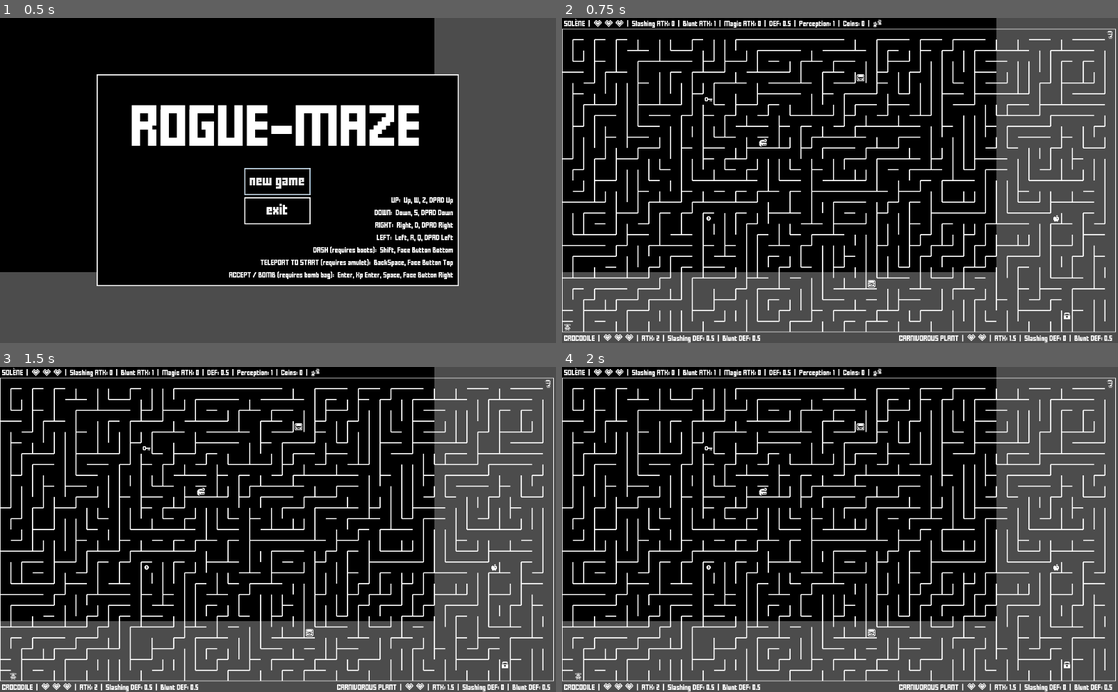
Above: before the commit, frames 1-4 (two rows, left to right).
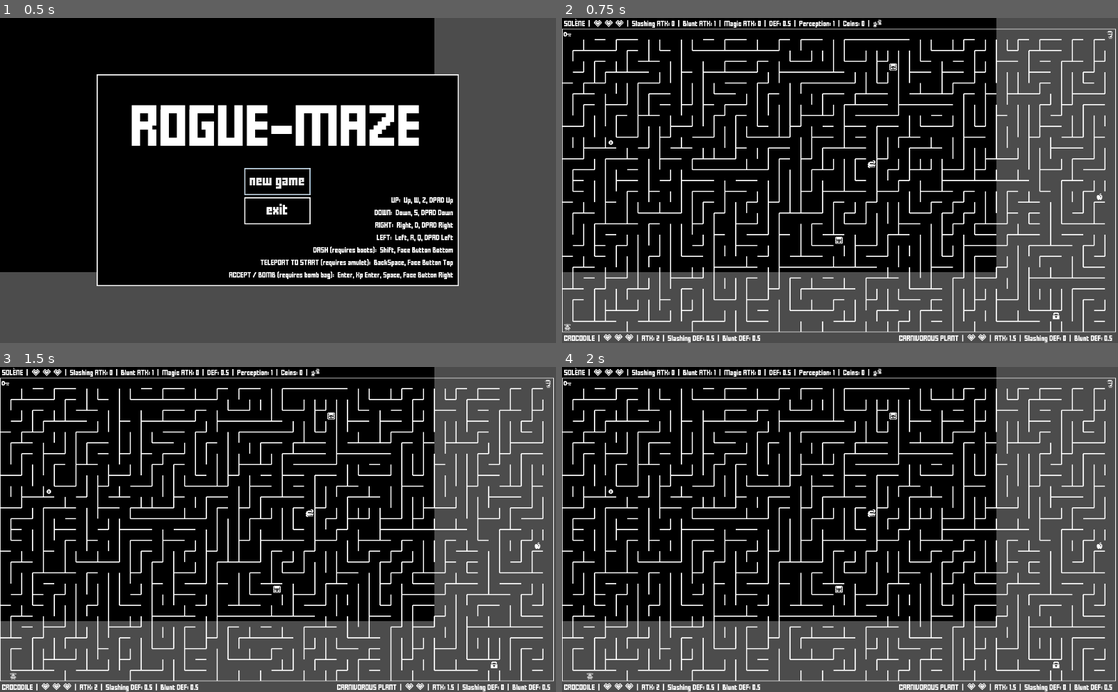
Above: after the commit, the same moments.

Repository: jGonzalezFernandez/rogue-maze
Game: Godot game, scene res://main/main.tscn
Same seed, same stepped clock (60 frames per second), same inputs: the game is played once before the commit and once after it.
Inputs (mouse positions are in pixels of both pictures, inside the frame that each line leads up to):
- Up to frame 1 (0.5 s): no input
- Up to frame 2 (0.75 s): click "new game" at 0.5 s
- Up to frame 3 (1.5 s): tap Enter (bomb) at 1.25 s; move the mouse to (400, 513) at 1.27 s; hold Right (ui_right) from 1.28 s (still down); hold Shift (dash) from 1.28 s (still down); click (400, 513) at 1.42 s
- Up to frame 4 (2 s): keep holding Right (ui_right); keep holding Shift (dash)

Frame 1 is identical in both runs. In frame 2, 11% of the frame differs, in the area x 0-98%, y 4-97%; in frame 3, 11%; in frame 4, 11%.

Commit message:
New game plus: added the ability to pass through walls

Diff:
--- a/grid_elements/characters/character.gd
+++ b/grid_elements/characters/character.gd
@@ -59,37 +59,41 @@
 		previous_positions.pop_front()
 	previous_positions.append(previous_position)
 
-func move_tween_to(target_position: Vector2, movement_type: int, invisible_transition: bool = false) -> void:
-	var duration: float
-	var transition_type = Tween.TRANS_SINE
-	var ease_type = Tween.EASE_IN_OUT
+func move_tween_to(target_position: Vector2, movement_type: int, invisible_transition: bool = false) -> bool:
+	# This only checks the outer walls of the maze. The returned boolean indicates if the movement has happened
+	if Maze.target_is_outside_boundaries(target_position):
+		return false
+	else:
+		var duration: float
+		var transition_type = Tween.TRANS_SINE
+		var ease_type = Tween.EASE_IN_OUT
 
-	match movement_type:
-		MovementType.RUN:
-			duration = running_duration
-		MovementType.WALK:
-			duration = walking_duration
-		_:
-			duration = collision_duration
-			transition_type = Tween.TRANS_BOUNCE
-			ease_type = Tween.EASE_OUT
+		match movement_type:
+			MovementType.RUN:
+				duration = running_duration
+			MovementType.WALK:
+				duration = walking_duration
+			_:
+				duration = collision_duration
+				transition_type = Tween.TRANS_BOUNCE
+				ease_type = Tween.EASE_OUT
 
-	tween.interpolate_property(self, "position", position, target_position, duration, transition_type, ease_type)
-	if invisible_transition: # we remove the alpha component of the color to make the node transparent and we put it back
-		tween.interpolate_property(self, "modulate:a", 0.0, max_alpha, duration, transition_type, ease_type)
+		tween.interpolate_property(self, "position", position, target_position, duration, transition_type, ease_type)
+		if invisible_transition: # we remove the alpha component of the color to make the node transparent and we put it back
+			tween.interpolate_property(self, "modulate:a", 0.0, max_alpha, duration, transition_type, ease_type)
 
-	append_to_previous_positions(position)
-	tween.start()
+		append_to_previous_positions(position)
+		tween.start()
+		return true
 
 func snap(vector2: Vector2) -> Vector2:
 	return vector2.snapped(Vector2.ONE * Maze.TILE_SIZE)
 
 func move_tween_if_possible_to(target_cell: Vector2, movement_type: int, invisible_transition: bool = false) -> bool:
-	# To be used when we need to avoid walls. The returned boolean indicates if the movement has happened
+	# To be used when we need to avoid all the walls
 	cast_ray_to(target_cell)
 	if !ray.is_colliding():
-		move_tween_to(snap(position + target_cell), movement_type, invisible_transition)
-		return true
+		return move_tween_to(snap(position + target_cell), movement_type, invisible_transition)
 	else:
 		return false
 
--- a/grid_elements/characters/non_player/enemies/incorporeal_enemies/evil_twin/evil_twin.gd
+++ b/grid_elements/characters/non_player/enemies/incorporeal_enemies/evil_twin/evil_twin.gd
@@ -14,7 +14,7 @@
 const SLASHING_DEF = 4
 const BLUNT_DEF = 6
 const STOPS_BEFORE_UNICORNS = false
-const RESPAWN = 30.0
+const RESPAWN = 90.0
 
 func _init(initial_position: Vector2, player, maze: Maze, main: Node) \
 .(initial_position, player, maze, main, TEXTURE, EVIL_TWIN_NAME, VISION, HEARING, MIN_TIME_BETWEEN_WALKS, MAX_WALK_LENGTH, SPEED, INITIAL_HEALTH, ATK, SLASHING_DEF, BLUNT_DEF, STOPS_BEFORE_UNICORNS) -> void:
--- a/grid_elements/characters/non_player/enemies/incorporeal_enemies/incorporeal_enemy.gd
+++ b/grid_elements/characters/non_player/enemies/incorporeal_enemies/incorporeal_enemy.gd
@@ -12,8 +12,8 @@
 func walk_through_walls(dir: Vector2, maximum_path_length: int) -> void:
 	phasing = true
 	for _i in range(maximum_path_length):
-		var target = position + dir * maze.TILE_SIZE
-		if player_is_visible() or maze.target_is_outside_boundaries(target):
+		var target = position + dir * Maze.TILE_SIZE
+		if player_is_visible():
 			break
 		move_tween_to(target, MovementType.WALK, true)
 		yield(tween, "tween_all_completed")
--- a/grid_elements/characters/player/player.gd
+++ b/grid_elements/characters/player/player.gd
@@ -30,6 +30,7 @@
 var teleport_ability = false
 var bomb_ability = false
 var invisible = false
+var ignore_walls = false
 
 var bomb_timer: Timer
 
@@ -50,22 +51,29 @@
 	for dir_key in MOTION_INPUTS.keys():
 		if !tween.is_active(): # we check this 4 times per frame to improve the responsiveness in the corners
 			if Input.is_action_pressed(dir_key):
+				var target_cell = MOTION_INPUTS[dir_key] * Maze.TILE_SIZE
 				if dash_ability and Input.is_action_pressed("dash"):
 					phasing = true
 					audio_player.stream = Utils.get_random_elem([DASH_01_SOUND, DASH_02_SOUND])
 					audio_player.play()
 					for i in range(MAX_DASH_LENGTH, 0, -1):
-						if move_tween_if_possible_to(MOTION_INPUTS[dir_key] * Maze.TILE_SIZE * i, MovementType.RUN, true):
+						if move_tween_if_possible_to(target_cell * i, MovementType.RUN, true):
 							break
 					yield(tween, "tween_all_completed")
 					phasing = false
+				elif ignore_walls:
+					move_tween_to(snap(position + target_cell), MovementType.RUN)
 				else:
-					move_tween_if_possible_to(MOTION_INPUTS[dir_key] * Maze.TILE_SIZE, MovementType.RUN)
+					move_tween_if_possible_to(target_cell, MovementType.RUN)
 			elif teleport_ability and Input.is_action_pressed("teleport"):
 				emit_signal("teleport_requested")
 			elif bomb_ability and Input.is_action_pressed("bomb") and bomb_timer.is_stopped():
 				emit_signal("bomb_requested")
 				bomb_timer.start(BOMB_TIMER_DURATION)
+
+func change_transparency(new_max_alpha: float) -> void:
+	max_alpha = new_max_alpha
+	modulate.a = new_max_alpha
 
 func get_stats() -> String:
 	# We halve the stats displayed in the interface because it's easier to think in terms of whole hearts and half hearts
--- a/main/main.gd
+++ b/main/main.gd
@@ -1,6 +1,7 @@
 extends ColorRect
 
 const STARTING_POSITION = Maze.BOTTOM_LEFT_CORNER
+var is_new_game_plus: bool = false
 const HELMET_PRICE = 4
 const MIN_ITEMS_TO_WIN = 10
 const MAX_MINOR_ENEMIES_PER_LEVEL = 9
@@ -71,8 +72,8 @@
 var third_events: Array
 
 func _ready() -> void:
-#	randomize()
-	seed(255) # for testing
+	randomize()
+#	seed(255) # for testing
 
 	color = BACKGROUND_COLOR
 	rect_size = OS.get_window_size()
@@ -96,7 +97,7 @@
 
 	audio_player.connect("finished", self, "on_audio_player_finished")
 
-func on_new_game_button_pressed(is_new_game_plus: bool = false) -> void:
+func on_new_game_button_pressed() -> void:
 	canvas_modulate.color = Color.white
 	menu_popup.hide()
 
@@ -109,6 +110,8 @@
 	player_status_bar.inventory.add_child(Gauntlets.new()) # to visually represent the initial state of the Player
 	if is_new_game_plus:
 		player_status_bar.inventory.add_child(Gem.new())
+		player.ignore_walls = true
+		player.change_transparency(0.85)
 
 	new_level()
 	set_enemy_status_bars()
@@ -377,8 +380,7 @@
 				cloak = Cloak.new()
 				player_status_bar.inventory.add_child(cloak)
 				player.invisible = true
-				player.max_alpha = IncorporealEnemy.MAX_ALPHA
-				player.modulate.a = player.max_alpha
+				player.change_transparency(IncorporealEnemy.MAX_ALPHA)
 			StatusBar.Item.BOMB_BAG:
 				bomb_bag = BombBag.new()
 				player_status_bar.inventory.add_child(bomb_bag)
@@ -506,6 +508,7 @@
 			player_status_bar.stats_label.text = player.get_stats()
 		[EventPopup.EventName.STATUES, true]:
 			clean(true)
-			on_new_game_button_pressed(true)
+			is_new_game_plus = true
+			on_new_game_button_pressed()
 
 	remove(event_popup)
--- a/maze/maze.gd
+++ b/maze/maze.gd
@@ -216,5 +216,5 @@
 func random_bottom_right_position(excluded_positions: Array = []) -> Vector2:
 	return _recursion_until_valid_position(Vector2(_random_point(3, area_width, X_OFFSET), _random_point(3, area_height, Y_OFFSET)), excluded_positions, funcref(self, "random_bottom_right_position"))
 
-func target_is_outside_boundaries(target: Vector2) -> bool:
+static func target_is_outside_boundaries(target: Vector2) -> bool:
 	return target.x < MIN_X or target.x > MAX_X or target.y < MIN_Y or target.y > MAX_Y
